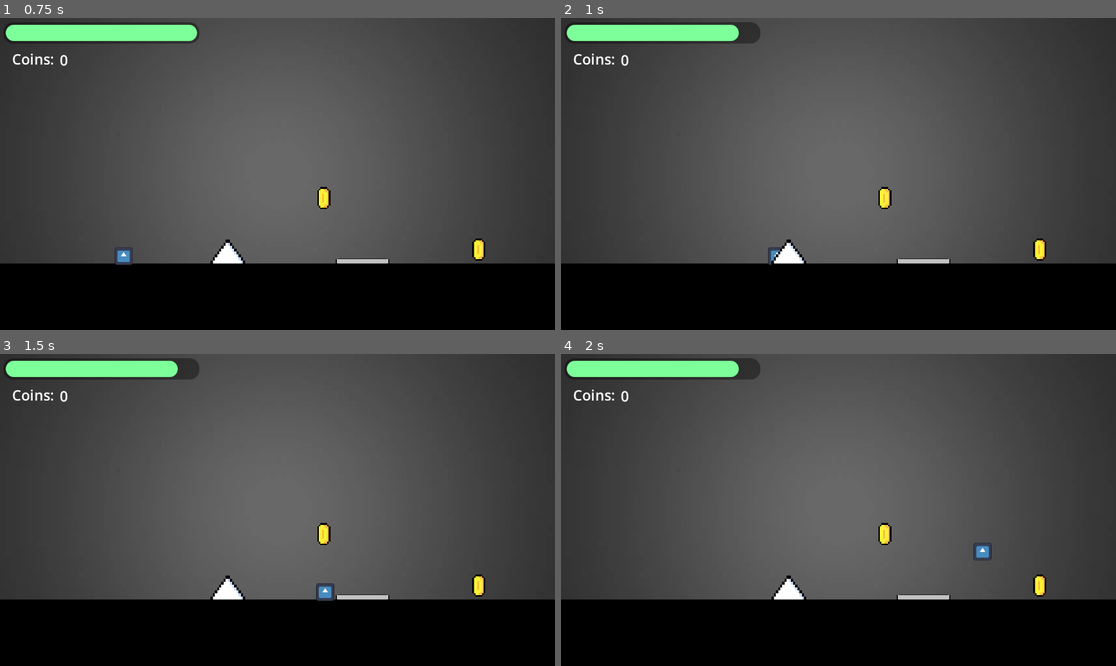
Above: before the commit, frames 1-4 (two rows, left to right).
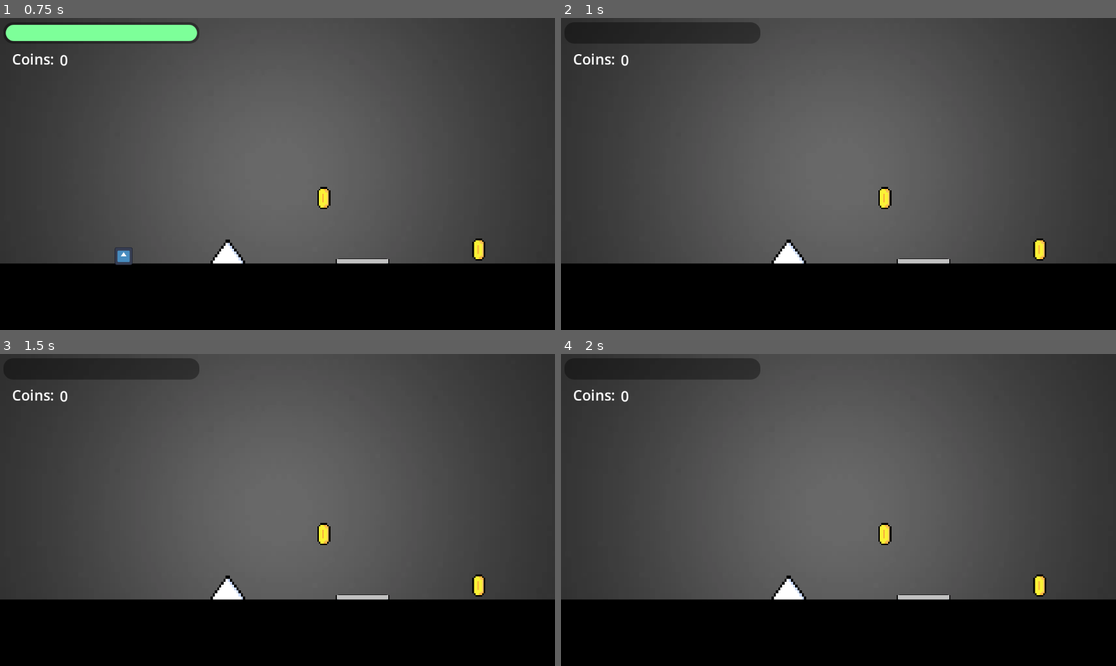
Above: after the commit, the same moments.

Repository: NewtonsFirst/CoinCollectr
Game: Godot game, scene res://Scenes/Land.tscn
The game is run twice, just before and just after one commit, with the same random seed, the same clock (stepped at 60 frames per second) and the same inputs. The engine's default icon, where the game draws it, is replaced by a stand-in: a white triangle on a blue panel in a dark square. Sound files missing from this copy of the repository are replaced by a short silence.
Inputs:
- Up to frame 1 (0.75 s): tap Enter at 0.5 s; hold D (right) from 0.53 s (still down); tap Shift (Dash) at 0.6 s
- Up to frame 2 (1 s): keep holding D (right); tap Space (jump) at 0.77 s
- Up to frame 3 (1.5 s): keep holding D (right); tap J (Sprint) at 1.35 s
- Up to frame 4 (2 s): keep holding D (right); tap Space (jump) at 1.52 s

Frame 1 is identical in both runs. In frame 2, 1.8% of the frame differs, in the area x 1-40%, y 2-80%; in frame 3, 1.9%, in the area x 1-61%, y 2-80%; in frame 4, 1.8%.

Commit message:
checkpoint logic

Diff:
--- a/Scenes/check_point.tscn
+++ b/Scenes/check_point.tscn
@@ -2,6 +2,7 @@
 
 [ext_resource type="Script" uid="uid://cx0hw15codlvf" path="res://area_2d.gd" id="1_mcmgj"]
 [ext_resource type="Texture2D" uid="uid://bmfpegfomvkcg" path="res://Assets/Sprites/HBH.png" id="2_cdwub"]
+[ext_resource type="AudioStream" uid="uid://c48nbg1li3rfs" path="res://Assets/Sounds/Moon Clicker - Notification 1.wav" id="3_cdwub"]
 
 [sub_resource type="RectangleShape2D" id="RectangleShape2D_wxktv"]
 size = Vector2(102, 11)
@@ -21,4 +22,7 @@
 texture = ExtResource("2_cdwub")
 expand_mode = 1
 
+[node name="Ding" type="AudioStreamPlayer" parent="." unique_id=1455342407]
+stream = ExtResource("3_cdwub")
+
 [connection signal="body_entered" from="." to="." method="_on_body_entered"]
--- a/Scripts/spike.gd
+++ b/Scripts/spike.gd
@@ -7,4 +7,4 @@
 func _on_area_2d_body_entered(body: Node2D) -> void:
 	if body.name == "Player":
 		HitSFX.play()
-		PlayerVariables.Player_Health -= 10
+		PlayerVariables.Player_Health -= 100
--- a/area_2d.gd
+++ b/area_2d.gd
@@ -1,8 +1,13 @@
 extends Area2D
 
-
+@onready var CheckpointSFX: AudioStreamPlayer = $Ding
+var checkpoint_reached: bool = false
 
 
 func _on_body_entered(body: Node2D) -> void:
     if body.name == "Player":
         PlayerVariables.checkpoint = position
+        CheckpointSFX.play()
+        checkpoint_reached = true
+    if checkpoint_reached == true:
+      pass
Not shown, added: Assets/Sounds/Moon Clicker - Notification 1.wav.import
Not shown, added: Assets/Sounds/Moon Clicker - Notification 1.wav
